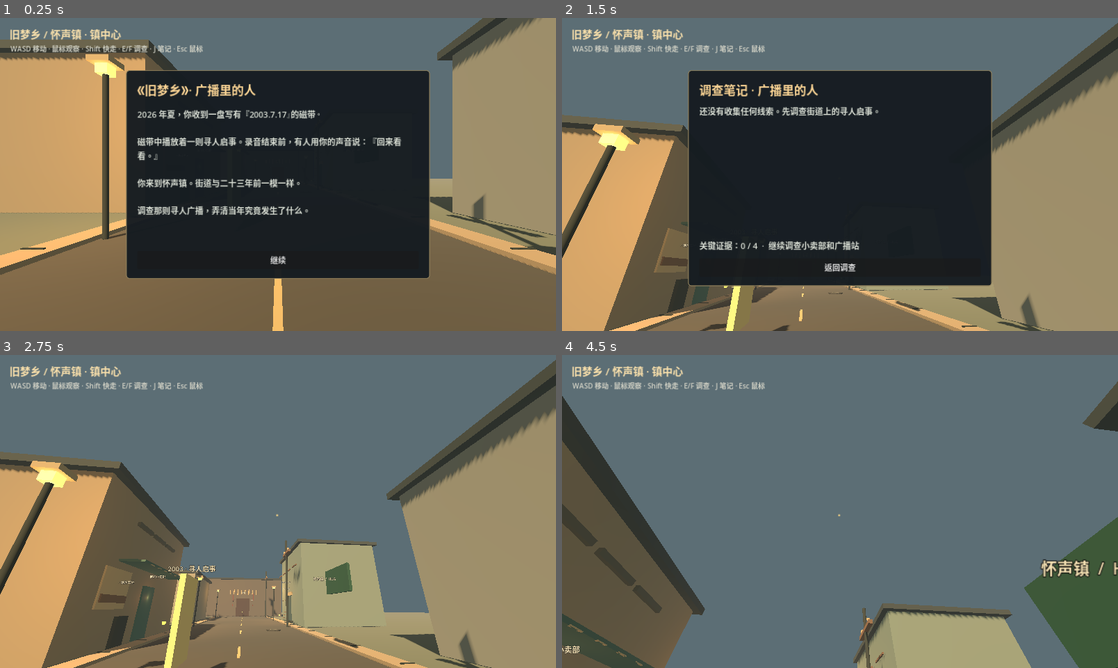
Above: before the commit, frames 1-4 (two rows, left to right).
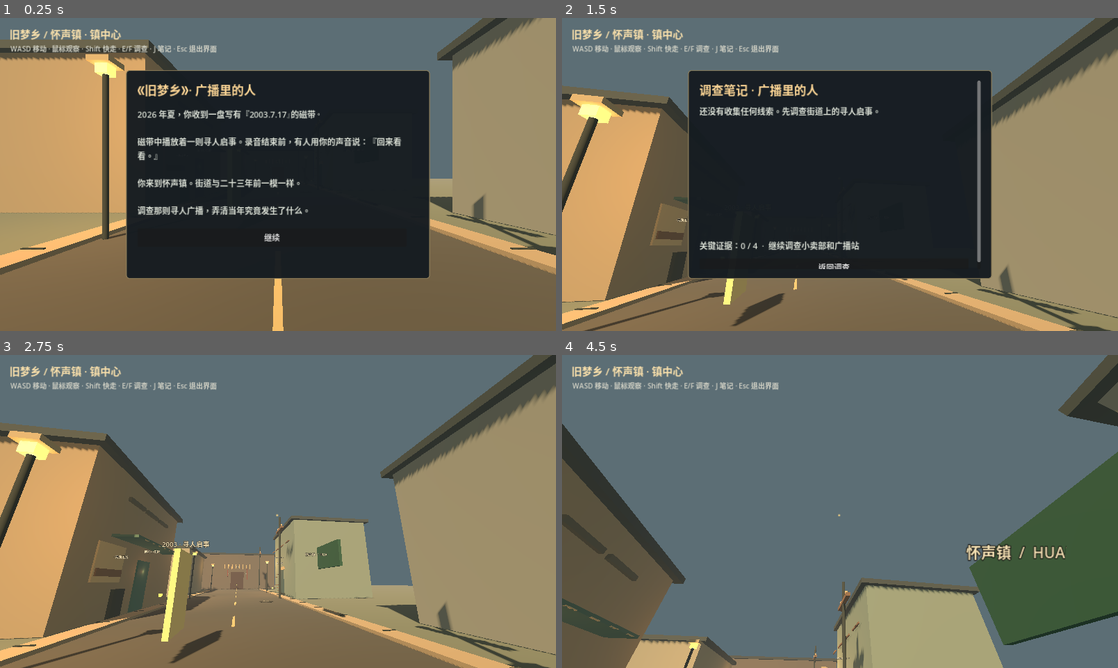
Above: after the commit, the same moments.

Repository: AureliusWu/Game2
Game: Godot game, scene res://scenes/main.tscn
Two runs of this game, one before a commit and one after it. Both use one fixed random seed, a clock stepped at 60 frames per second and the inputs below.
Inputs (mouse positions are in pixels of both pictures, inside the frame that each line leads up to):
- Up to frame 1 (0.25 s): no input
- Up to frame 2 (1.5 s): click "继续" at 0.5 s; tap Enter at 1.25 s; move the mouse to (867, 174) at 1.27 s; hold W from 1.28 s (still down); tap J at 1.35 s
- Up to frame 3 (2.75 s): release W at 2 s; click "返回调查" at 2 s
- Up to frame 4 (4.5 s): tap Space at 2.75 s; move the mouse to (812, 511) at 2.77 s; hold W from 2.78 s (still down); tap E at 2.85 s; move the mouse to (851, 505) at 3.52 s; tap F at 3.6 s; move the mouse to (834, 517) at 4.27 s; tap Shift at 4.35 s

The runs differ from the first frame. In frame 1, 0.2% of the frame differs, in the area x 24-52%, y 8-79%; in frame 2, 19%; in frame 3, 27%, in the area x 0-100%, y 0-100%; in frame 4, 21%.

Commit message:
fix: make long dialogue, journal and deduction panels scrollable

Diff:
--- a/scripts/game.gd
+++ b/scripts/game.gd
@@ -110,7 +110,7 @@
     hud.add_child(title_label)
     help_label = Label.new()
     help_label.position = Vector2(24, 58)
-    help_label.text = "WASD 移动 · 鼠标观察 · Shift 快走 · E/F 调查 · J 笔记 · Esc 鼠标"
+    help_label.text = "WASD 移动 · 鼠标观察 · Shift 快走 · E/F 调查 · J 笔记 · Esc 退出界面"
     help_label.add_theme_font_size_override("font_size", 16)
     help_label.add_theme_color_override("font_color", Color(0.82, 0.82, 0.77))
     hud.add_child(help_label)
@@ -160,7 +160,12 @@
     modal.add_child(margin)
     var stack := VBoxContainer.new()
     stack.add_theme_constant_override("separation", 14)
-    margin.add_child(stack)
+    var scroller := ScrollContainer.new()
+    scroller.horizontal_scroll_mode = ScrollContainer.SCROLL_MODE_DISABLED
+    scroller.size_flags_vertical = Control.SIZE_EXPAND_FILL
+    margin.add_child(scroller)
+    stack.custom_minimum_size = Vector2(620, 0)
+    scroller.add_child(stack)
     var title := Label.new()
     title.text = heading
     title.add_theme_font_size_override("font_size", 28)
